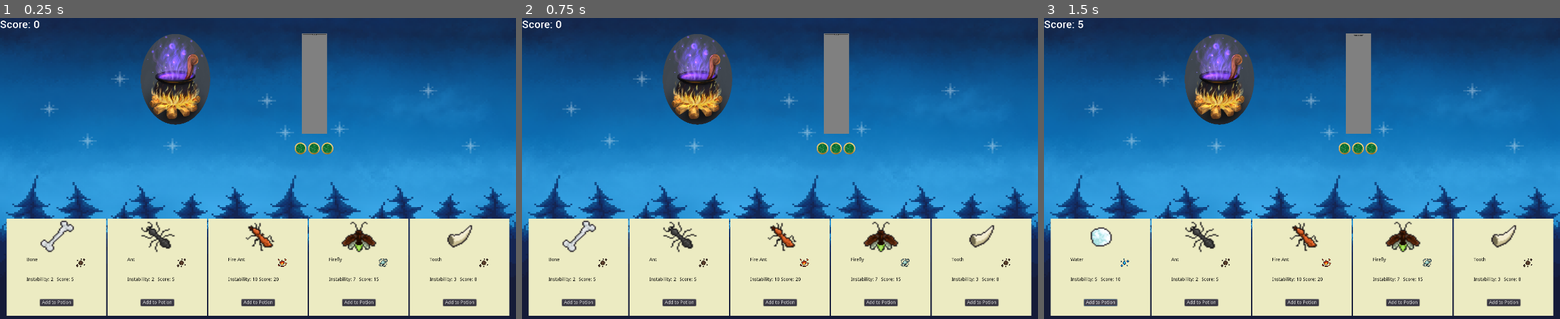
Above: before the commit, frames 1-3 (left to right).
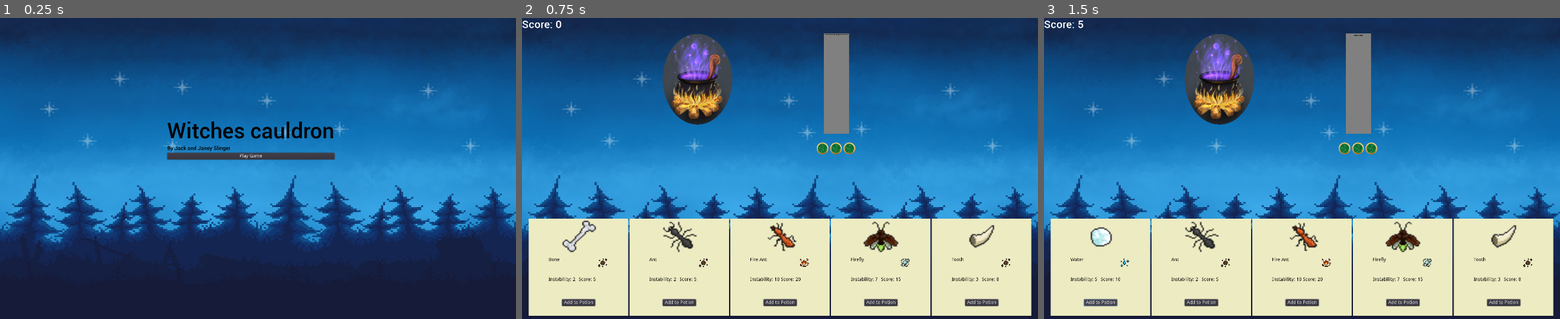
Above: after the commit, the same moments.

Repository: jackslinger/ludum-dare-49
Game: Godot game, scene res://scenes/Start.tscn
The game is run twice, just before and just after one commit, with the same random seed, the same clock (stepped at 60 frames per second) and the same inputs. Before the commit the project starts from res://scenes/Main.tscn.
Inputs (mouse positions are in pixels of both pictures, inside the frame that each line leads up to):
- Up to frame 1 (0.25 s): no input
- Up to frame 2 (0.75 s): click (774, 156) at 0.5 s, where only the run after the commit has a clickable "Play Game"
- Up to frame 3 (1.5 s): click "Add to Potion" at 1.25 s

The runs differ from the first frame. In frame 1, 38% of the frame differs, in the area x 0-99%, y 0-99%; in frame 2, nothing differs; in frame 3, nothing differs.

Commit message:
Adding a start menu

Diff:
--- a/project.godot
+++ b/project.godot
@@ -21,7 +21,7 @@
 [application]
 
 config/name="Witches Cauldron"
-run/main_scene="res://scenes/Main.tscn"
+run/main_scene="res://scenes/Start.tscn"
 config/icon="res://icon.png"
 
 [autoload]
--- /dev/null
+++ b/scenes/Start.tscn
@@ -0,0 +1,65 @@
+[gd_scene load_steps=6 format=2]
+
+[ext_resource path="res://assets/The Midnight Background.png" type="Texture" id=1]
+[ext_resource path="res://assets/fonts/Roboto-Medium.ttf" type="DynamicFontData" id=2]
+[ext_resource path="res://scripts/Start.gd" type="Script" id=3]
+
+[sub_resource type="DynamicFont" id=1]
+size = 64
+font_data = ExtResource( 2 )
+
+[sub_resource type="DynamicFont" id=2]
+font_data = ExtResource( 2 )
+
+[node name="Start" type="Control"]
+anchor_right = 1.0
+anchor_bottom = 1.0
+script = ExtResource( 3 )
+__meta__ = {
+"_edit_use_anchors_": false
+}
+
+[node name="TextureRect" type="TextureRect" parent="."]
+anchor_right = 1.0
+anchor_bottom = 1.0
+texture = ExtResource( 1 )
+expand = true
+__meta__ = {
+"_edit_use_anchors_": false
+}
+
+[node name="VBoxContainer" type="VBoxContainer" parent="."]
+anchor_left = 0.5
+anchor_top = 0.5
+anchor_right = 0.5
+anchor_bottom = 0.5
+margin_left = -270.0
+margin_top = -150.0
+margin_right = 228.0
+margin_bottom = -56.0
+__meta__ = {
+"_edit_use_anchors_": false
+}
+
+[node name="Title" type="Label" parent="VBoxContainer"]
+margin_right = 498.0
+margin_bottom = 76.0
+custom_fonts/font = SubResource( 1 )
+custom_colors/font_color = Color( 0, 0, 0, 1 )
+text = "Witches cauldron"
+
+[node name="Author" type="Label" parent="VBoxContainer"]
+margin_top = 80.0
+margin_right = 498.0
+margin_bottom = 99.0
+custom_fonts/font = SubResource( 2 )
+custom_colors/font_color = Color( 0, 0, 0, 1 )
+text = "By Jack and Janey Slinger"
+
+[node name="PlayGame" type="Button" parent="VBoxContainer"]
+margin_top = 103.0
+margin_right = 498.0
+margin_bottom = 123.0
+text = "Play Game"
+
+[connection signal="pressed" from="VBoxContainer/PlayGame" to="." method="_on_PlayGame_pressed"]
--- /dev/null
+++ b/scripts/Start.gd
@@ -0,0 +1,4 @@
+extends Control
+
+func _on_PlayGame_pressed():
+	get_tree().change_scene("res://scenes/Main.tscn")
